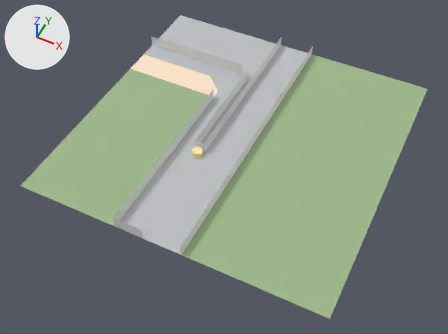
What one commit did to the glTF model map09.gltf.
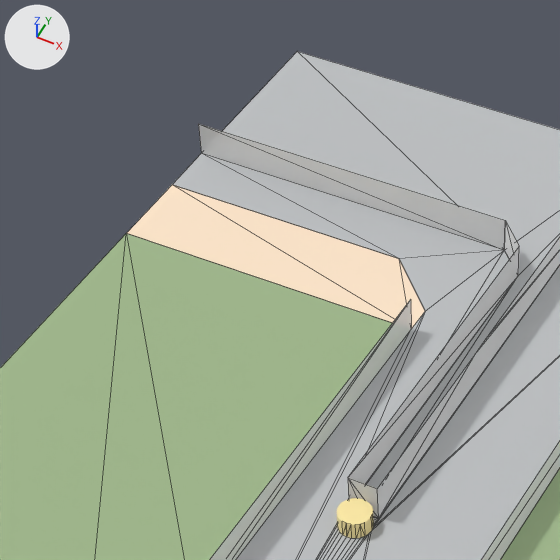
Each version appears first whole from a 50 mm camera at (2360613.0, -1745938.0, 3110857.0) aimed at (1063590.0, 848108.0, -131701.0), and next in a close-up on the part from 21% to 58% of the width and 0% to 49% of the height. Arrows for +X, +Y and +Z are at upper left; the lights stay in place. The last two pictures show the newer version. The close-ups show mesh edges as thin lines. Where no turn or scale is listed for an object, it has been applied to the vertices.

The older version as bpy lines, for what is in view:
```python
ob_node2 = bpy.data.objects.new('Node2', me_mesh0_001)
ob_node2.location = (0.0, 0.0, 0.0)
ob_node34 = bpy.data.objects.new('Node34', me_mesh0_033)
ob_node34.location = (0.0, 0.0, 0.0)
ob_node35 = bpy.data.objects.new('Node35', me_mesh0_034)
ob_node35.location = (0.0, 0.0, 0.0)
ob_node36 = bpy.data.objects.new('Node36', me_mesh0_035)
ob_node36.location = (0.0, 0.0, 0.0)
ob_node37 = bpy.data.objects.new('Node37', me_mesh0_036)
ob_node37.location = (0.0, 0.0, 0.0)
ob_node38 = bpy.data.objects.new('Node38', me_mesh0_037)
ob_node38.location = (0.0, 0.0, 0.0)
ob_node4 = bpy.data.objects.new('Node4', me_mesh0_003)
ob_node4.location = (0.0, 0.0, 0.0)
# me_mesh0_034
# before: 0 (869048.0, 1604396.0, 0.0) at pixel (518, 275), 1 (869048.0, 802198.0, 86176.0) at pixel (347, 477), 2 (869048.0, 802198.0, 0.0), 3 (869048.0, 1604396.0, 86176.0) at pixel (519, 246)
# me_mesh0_035
# before: 0 (735348.0, 0.0, 0.0), 1 (0.0, 1336997.0, 0.0) at pixel (126, 233), 2 (0.0, 0.0, 0.0), 3 (735348.0, 417838.0, 0.0), 4 (735348.0, 1336997.0, 0.0) at pixel (411, 329)
# me_mesh0_036
# before: 0 (935898.0, 0.0, 86176.0), 1 (735348.0, 0.0, 0.0), 2 (935898.0, 0.0, 0.0), 3 (735348.0, 0.0, 86176.0), 4 (756331.0, 0.0, 86176.0)
# me_mesh0_037
# before: 0 (735348.0, 1336997.0, 86176.0) at pixel (410, 299), 1 (735348.0, 0.0, 0.0), 2 (735348.0, 0.0, 86176.0), 3 (735348.0, 417838.0, 0.0), 4 (735348.0, 1336997.0, 0.0) at pixel (411, 329)
# also in view: 'Node1' at (1671246.0, 1069597.0, 0.0); 'Node16' at (935898.0, 1470696.0, 43088.0); 'Node28' at (1203297.0, 1069597.0, 43088.0); 'Node5' at (401099.0, 1671246.0, 43088.0); 'Node8' at (902782.0, 765723.0, 39934.0)
```
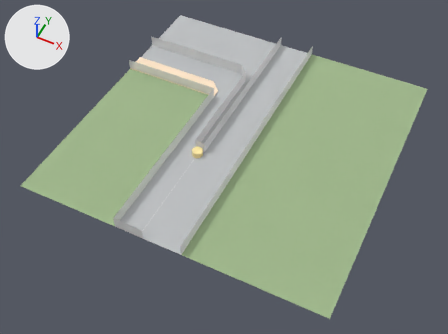
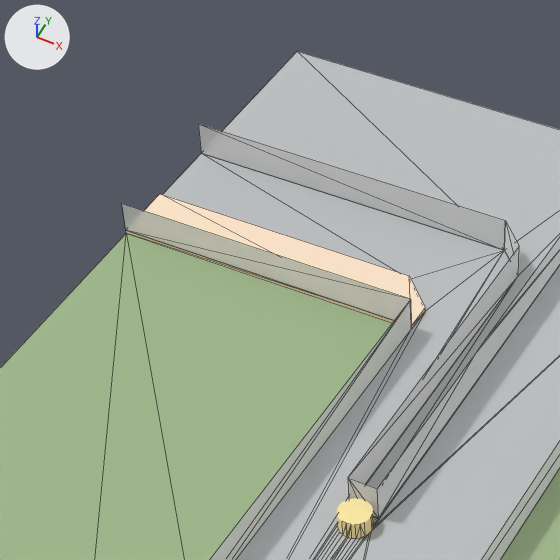
Pixel boxes (x1, y1, x2, y2) of what changed, in the close-ups (560 x 560 px):
'Node35', reshaped: before (348, 247, 519, 484); after (0, 233, 392, 560)
'Node36', reshaped (not visible afterwards): before (0, 233, 392, 560)
'Node2', reshaped, recoloured: before (127, 185, 425, 329); after (163, 153, 560, 560)
'Node34', reshaped: before (172, 153, 560, 560); after (348, 247, 519, 484)
'Node38', reshaped: before (210, 300, 411, 560); after (122, 204, 411, 320)
'Node40', added (beige): after (144, 194, 425, 326)
'Node37', reshaped (not visible before): after (210, 300, 411, 560)
'Node44', added: after (126, 230, 395, 323)
'Node45', added: after (411, 309, 425, 329)

The change, as a diff of the scene's bpy script:
```diff
--- a/map09.gltf.py
+++ b/map09.gltf.py
@@ me_mesh0_001 @@
-me_mesh0_001.from_pydata(...)  # 5 vertices, 3 faces; spans x 0.0..735348.0, y 1336997.0..1537546.0, z 0.0
-me_mesh0_001.materials.append(mat_ff99ccff)  # beige #ffe7cb
+me_mesh0_001.from_pydata(...)  # 42 vertices, 39 faces; spans x 0.0..1203297.0, y 0.0..2139194.0, z 0.0
+# me_mesh0_001 part 1
+# 1 vertex is removed from x 601648.0, y 1537546.0, z 0.0
+# 3 faces are deleted
+# 2 vertices move from x 0.0, y 1336997.0..1537546.0, z 0.0 to x 0.0, y 1484542.0..1671246.0, z 0.0
+# 38 vertices are added at x 654653.0..1203297.0, y 0.0..2139194.0, z 0.0
+# 39 new faces join them
+me_mesh0_001.materials.append(mat_ff8b8884)  # light grey #bfc1c3
@@ me_mesh0_033 @@
-me_mesh0_033.from_pydata(...)  # 39 vertices, 38 faces; spans x 0.0..1203297.0, y 0.0..2139194.0, z 0.0
-me_mesh0_033.materials.append(mat_ff8b8884)  # light grey #bfc1c3
+me_mesh0_033.from_pydata(...)  # 4 vertices, 2 faces; spans x 869048.0, y 802198.0..1604396.0, z 0.0..86176.0
+# me_mesh0_033 part 2
+# 37 vertices are removed from x 0.0..1203297.0, y 0.0..2139194.0, z 0.0
+# 38 faces are deleted
+# 2 vertices are added at (869048.0, 802198.0, 86176.0), (869048.0, 1604396.0, 86176.0)
+# 2 new faces join them
+me_mesh0_033.materials.append(mat_cccccccc)  # white #e7e7e7
@@ me_mesh0_034 @@
 # verts and faces of me_mesh0_034; kept vertices keep their numbers, new ones are numbered from 4
-me_mesh0_034.from_pydata(...)  # 4 vertices, 2 faces; spans x 869048.0, y 802198.0..1604396.0, z 0.0..86176.0
-me_mesh0_034.materials.append(mat_cccccccc)  # white #e7e7e7
+me_mesh0_034.from_pydata(...)  # 5 vertices, 3 faces; spans x 0.0..735348.0, y 0.0..1336997.0, z 0.0
+# me_mesh0_034 part 3
+delete_vertices([*range(0, 4)])  # with the faces that use them
+verts[4] = (735348.0, 0.0, 0.0)
+verts[5] = (0.0, 1336997.0, 0.0)  # pixel (126, 233)
+verts[6] = (0.0, 0.0, 0.0)
+verts[7] = (735348.0, 417838.0, 0.0)
+verts[8] = (735348.0, 1336997.0, 0.0)  # pixel (411, 329)
+faces += [(4, 5, 6), (4, 7, 5), (5, 7, 8)]
+me_mesh0_034.materials.append(mat_ff437a5a)  # greyish green #a0b88c
@@ me_mesh0_035 @@
 # verts and faces of me_mesh0_035; kept vertices keep their numbers, new ones are numbered from 5
-me_mesh0_035.from_pydata(...)  # 5 vertices, 3 faces; spans x 0.0..735348.0, y 0.0..1336997.0, z 0.0
-me_mesh0_035.materials.append(mat_ff437a5a)  # greyish green #a0b88c
+me_mesh0_035.from_pydata(...)  # 7 vertices, 5 faces; spans x 735348.0..935898.0, y 0.0, z 0.0..86176.0
+# me_mesh0_035 part 4
+delete_vertices([*range(1, 5)])  # with the faces that use them
+verts[5] = (935898.0, 0.0, 86176.0)
+verts[6] = (906031.0, 0.0, 0.0)
+verts[7] = (935898.0, 0.0, 0.0)
+verts[8] = (902782.0, 0.0, 0.0)
+verts[9] = (735348.0, 0.0, 86176.0)
+verts[10] = (756331.0, 0.0, 86176.0)
+faces += [(5, 6, 7), (5, 8, 6), (0, 8, 5), (0, 5, 9), (5, 10, 9)]
+me_mesh0_035.materials.append(mat_cccccccc)  # white #e7e7e7
@@ me_mesh0_036 @@
 # verts and faces of me_mesh0_036; kept vertices keep their numbers, new ones are numbered from 5
-me_mesh0_036.from_pydata(...)  # 5 vertices, 3 faces; spans x 735348.0..935898.0, y 0.0, z 0.0..86176.0
+me_mesh0_036.from_pydata(...)  # 6 vertices, 4 faces; spans x 735348.0, y 0.0..1336997.0, z 0.0..86176.0
+# me_mesh0_036 part 5
+delete_vertices([0, 2, 4])  # with the faces that use them
+verts[5] = (735348.0, 1336997.0, 86176.0)  # pixel (410, 299)
+verts[6] = (735348.0, 417838.0, 0.0)
+verts[7] = (735348.0, 1336997.0, 0.0)  # pixel (411, 329)
+verts[8] = (735348.0, 1336997.0, 9678.0)  # pixel (411, 326)
+faces += [(1, 3, 5), (1, 5, 6), (5, 7, 6), (5, 8, 7)]
 me_mesh0_036.materials.append(mat_cccccccc)
@@ me_mesh0_037 @@
 # verts and faces of me_mesh0_037; kept vertices keep their numbers, new ones are numbered from 5
-me_mesh0_037.from_pydata(...)  # 5 vertices, 3 faces; spans x 735348.0, y 0.0..1336997.0, z 0.0..86176.0
+me_mesh0_037.from_pydata(...)  # 4 vertices, 2 faces; spans x 0.0..735348.0, y 1336997.0, z 9678.0..86176.0
+# me_mesh0_037 part 6
+delete_vertices([*range(1, 5)])  # with the faces that use them
+verts[5] = (0.0, 1336997.0, 9678.0)  # pixel (125, 230)
+verts[6] = (735348.0, 1336997.0, 9678.0)  # pixel (411, 326)
+verts[7] = (0.0, 1336997.0, 86176.0)  # pixel (121, 203)
+faces += [(0, 5, 6), (0, 7, 5)]
 me_mesh0_037.materials.append(mat_cccccccc)
@@ me_mesh0_044 @@
+me_mesh0_044.from_pydata([(735348.0, 1403846.0, 0.0), (735348.0, 1336997.0, 9678.0), (735348.0, 1336997.0, 0.0), (735348.0, 1403846.0, 9678.0)], [], [(0, 1, 2), (1, 0, 3)])
+me_mesh0_044.materials.append(mat_ff99ccff)  # beige #ffe7cb
@@ me_mesh0_043 @@
+me_mesh0_043.from_pydata([(735348.0, 1336997.0, 9678.0), (0.0, 1336997.0, 0.0), (735348.0, 1336997.0, 0.0), (0.0, 1336997.0, 9678.0)], [], [(0, 1, 2), (1, 0, 3)])
+me_mesh0_043.materials.append(mat_ff99ccff)  # beige #ffe7cb
@@ me_mesh0_039 @@
+me_mesh0_039.from_pydata([(735348.0, 1336997.0, 9678.0), (0.0, 1484542.0, 9678.0), (0.0, 1336997.0, 9678.0), (654653.0, 1484542.0, 9678.0), (735348.0, 1403846.0, 9678.0)], [], [(0, 1, 2), (1, 0, 3), (3, 0, 4)])
+me_mesh0_039.materials.append(mat_ff99ccff)  # beige #ffe7cb
@@ ob_node45 @@
+ob_node45 = bpy.data.objects.new('Node45', me_mesh0_044)
+ob_node45.location = (0.0, 0.0, 0.0)
@@ ob_node44 @@
+ob_node44 = bpy.data.objects.new('Node44', me_mesh0_043)
+ob_node44.location = (0.0, 0.0, 0.0)
@@ ob_node40 @@
+ob_node40 = bpy.data.objects.new('Node40', me_mesh0_039)
+ob_node40.location = (0.0, 0.0, 0.0)
```
